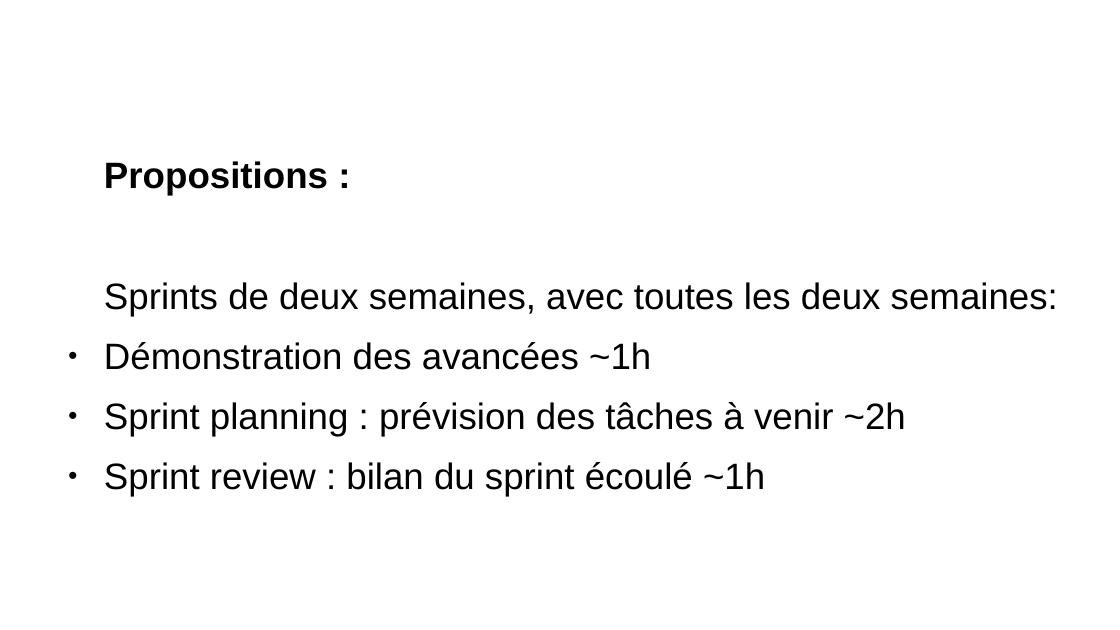
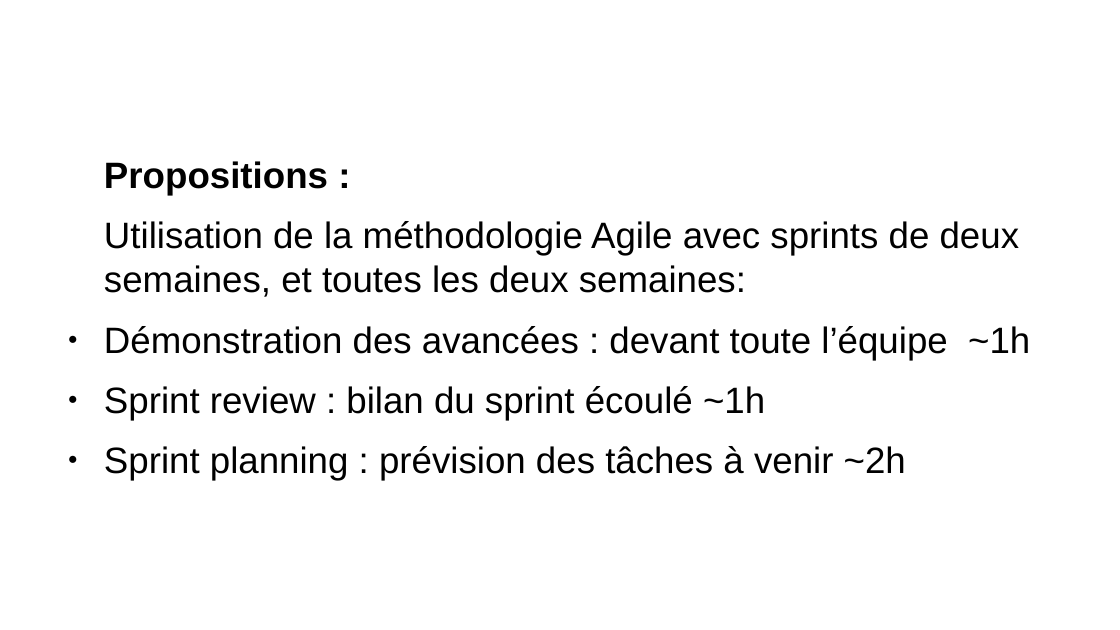
Before and after one commit to remipassmoilesel/ci-cd-plan, a slide deck: slide 7 of ci-cd-plan.odp. Drawn at 1120x630 pixels with LibreOffice and Linux fonts; fonts in the diff are those of the drawing; background and template pictures are left out. Boxes give left, top, right and bottom in pixels: in the first picture for what was removed or moved away, otherwise in the second. Text is boxed around its words. In the diff, an @@ line names an element or a change of style, - is before the commit and + after.

```diff
--- a/ci-cd-plan.odp
+++ b/ci-cd-plan.odp
@@ text at (104,221,1030,420): text changed @@
-Sprints de deux semaines, avec toutes les deux semaines:
-● Démonstration des avancées ~1h
+Utilisation de la méthodologie Agile avec sprints de deux semaines, et toutes les deux semaines:
+● Démonstration des avancées : devant toute l’équipe ~1h
+● Sprint review : bilan du sprint écoulé ~1h
@@ text at (104,462,765,496): paragraph removed @@
-● Sprint review : bilan du sprint écoulé ~1h
```
Also in this commit, not shown: 9 other slides changed, 8 slides added, 3 slides removed.
